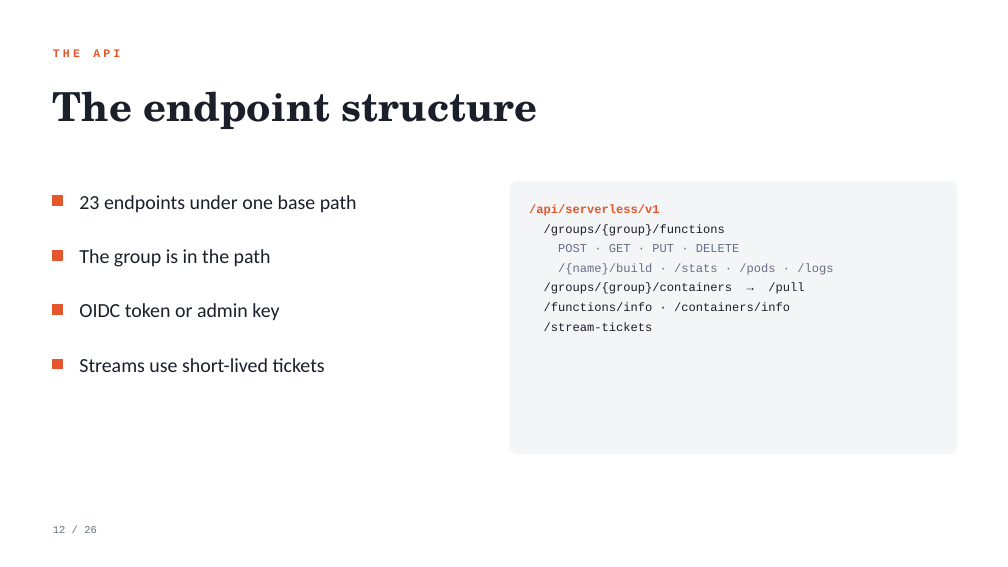
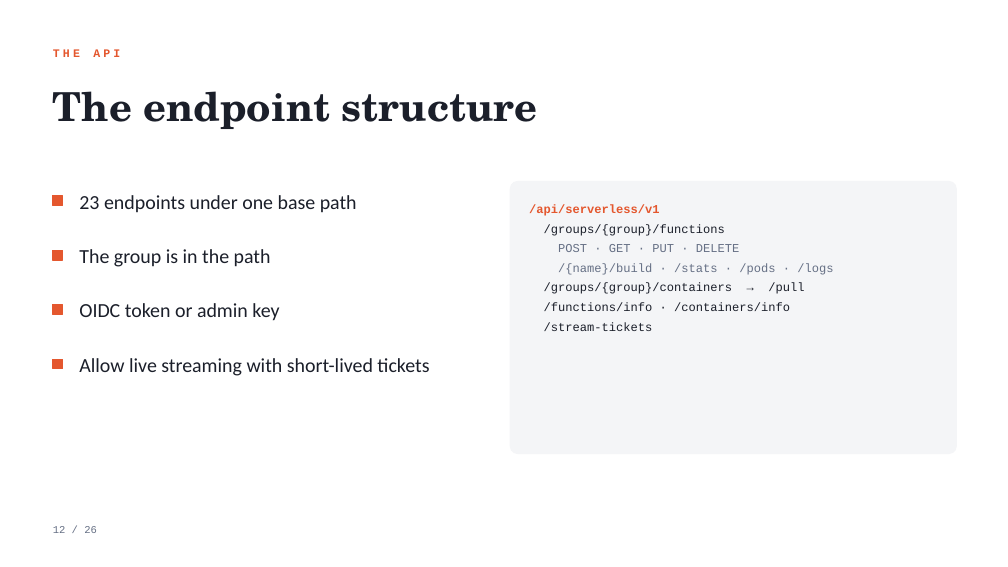
Before and after one commit to black-cloudlet/serverless, a slide deck: slide 12 of docs/presentation/serverless-platform.pptx. Drawn at 1008x567 pixels with LibreOffice and Linux fonts; fonts in the diff are those of the drawing. Boxes give left, top, right and bottom in pixels: in the first picture for what was removed or moved away, otherwise in the second. Text is boxed around its words. In the diff, an @@ line names an element or a change of style, - is before the commit and + after.

```diff
--- a/docs/presentation/serverless-platform.pptx
+++ b/docs/presentation/serverless-platform.pptx
@@ text at (79, 358, 429, 376): text changed @@
-Streams use short-lived tickets
+Allow live streaming with short-lived tickets
```
Also in this commit, not shown: 3 other slides changed, 5 other files.
